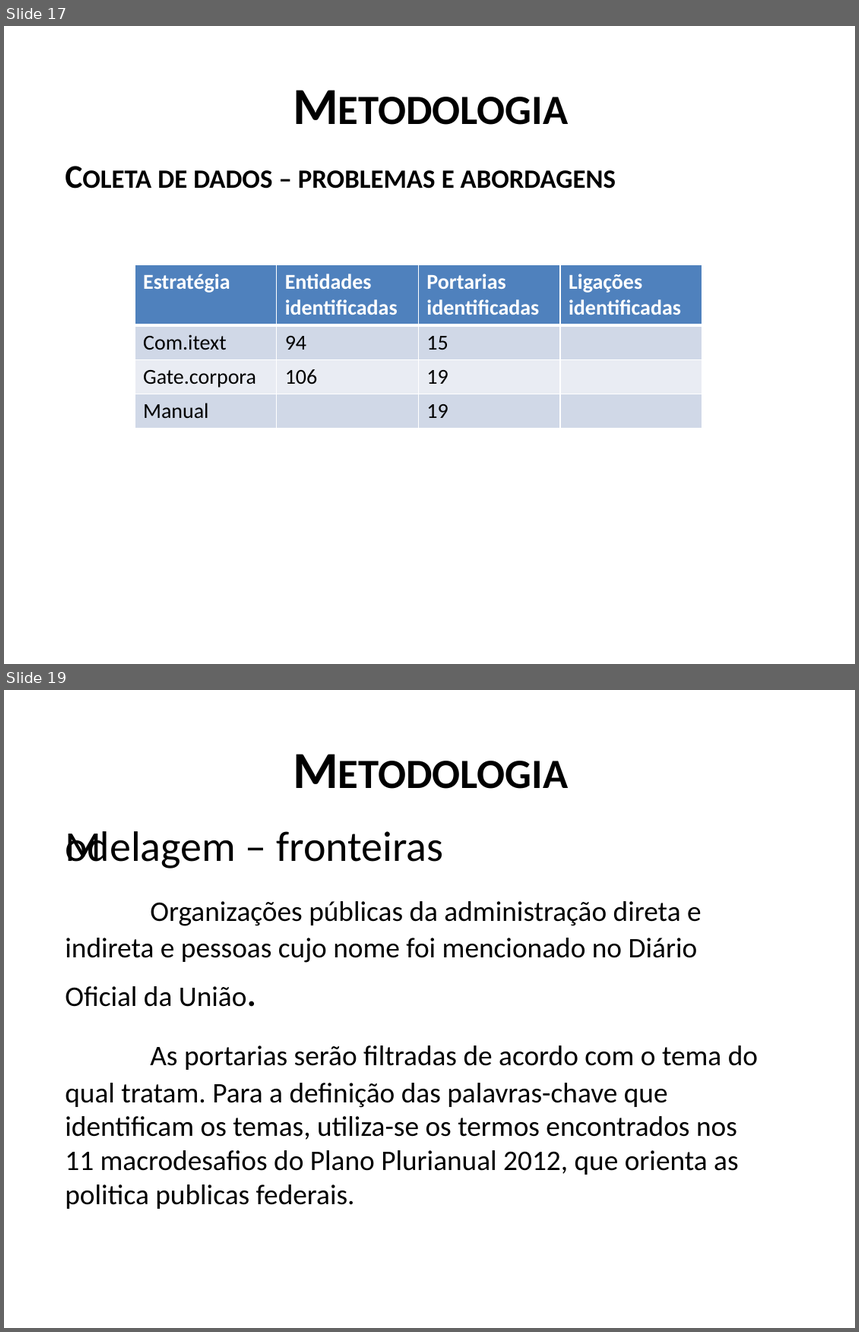
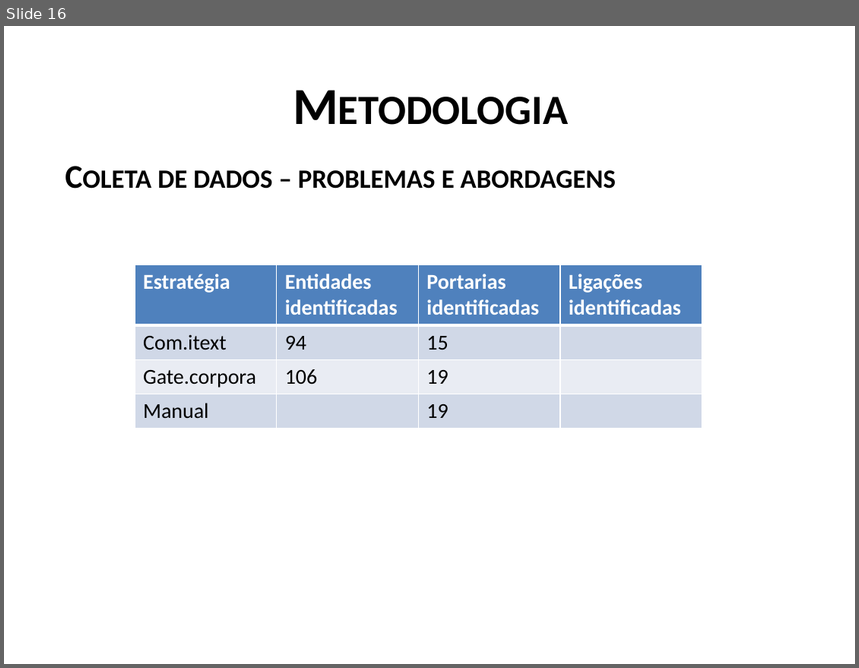
Before and after one commit to frubbs/analisador-dou, a slide deck: Dissertacao/Apresentação1.pptx. Shown one above the other, each under a label of ours: slides 17 and 19 before the commit, slide 16 after it; the slides between them are not shown. The pictures are 859x1332 and 859x668 pixels, drawn with LibreOffice and Linux fonts; fonts in the diff are those of the drawing. Boxes give left, top, right and bottom in pixels: in the first picture for what was removed or moved away, otherwise in the second. Text is boxed around its words. In the diff, an @@ line names an element or a change of style, - is before the commit and + after.

```diff
--- a/Dissertacao/Apresentação1.pptx
+++ b/Dissertacao/Apresentação1.pptx
@@ slide 19 removed at [4,690,855,1328], background #FFFFFF @@
@@ title removed at [47,714,813,821] @@
-Metodologia
@@ text removed at [65,831,758,1209] @@
-  Modelagem – fronteiras
-  Organizações públicas da administração direta e indireta e pessoas cujo nome foi mencionado no Diário Oficial da União.
-  As portarias serão filtradas de acordo com o tema do qual tratam. Para a definição das palavras-chave que identificam os temas, utiliza-se os termos encontrados nos 11 macrodesafios do Plano Plurianual 2012, que orienta as politica publicas federais.
@@ what was slide 17 is now slide 16 @@
```
Also in this commit, not shown: 8 slides changed, 7 slides added, 4 other slides removed, 18 other files.
